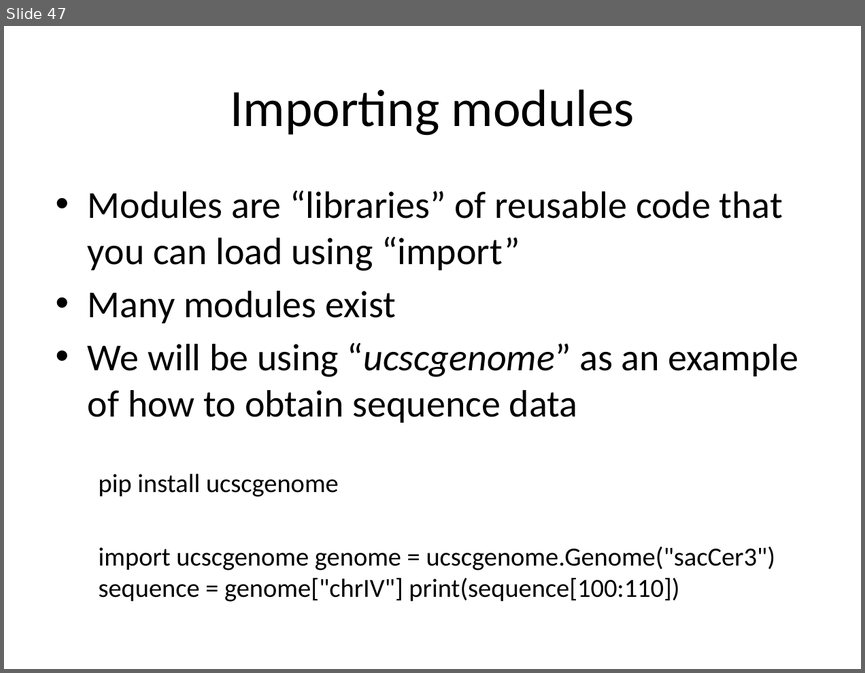
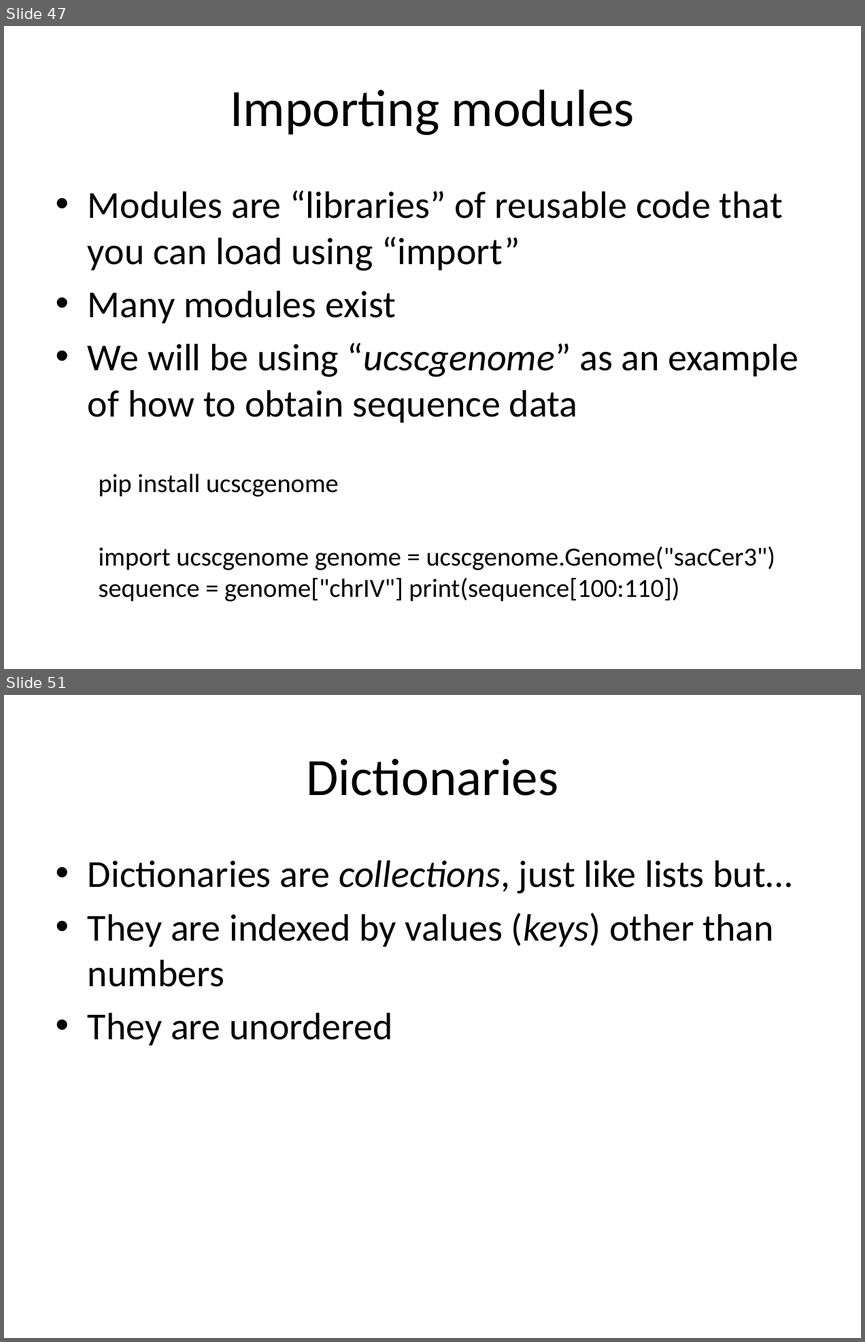
Before and after one commit to GSBS-Bootstrappers/bootstrappers-courses, a slide deck: python1/Python_I/Python I.pptx. Shown one above the other, each under a label of ours: slide 47 before the commit, slides 47 and 51 after it; the slides between them are not shown. The pictures are 865x673 and 865x1342 pixels, drawn with LibreOffice and Linux fonts; fonts in the diff are those of the drawing. Boxes give left, top, right and bottom in pixels: in the first picture for what was removed or moved away, otherwise in the second. Text is boxed around its words. In the diff, an @@ line names an element or a change of style, - is before the commit and + after.

```diff
--- a/python1/Python_I/Python I.pptx
+++ b/python1/Python_I/Python I.pptx
@@ slide 51 added at (x1=4, y1=695, x2=861, y2=1338), background #FFFFFF @@
@@ title added at (x1=306, y1=758, x2=558, y2=796), 44 pt, text #000000 @@
+Dictionaries
@@ text added at (x1=88, y1=860, x2=792, y2=1045), 32 pt, text #000000 @@
+• Dictionaries are collections, just like lists but…
+• They are indexed by values (keys) other than numbers
+• They are unordered
```
Also in this commit, not shown: 7 other slides added, 1 slide removed, 1 other file.
